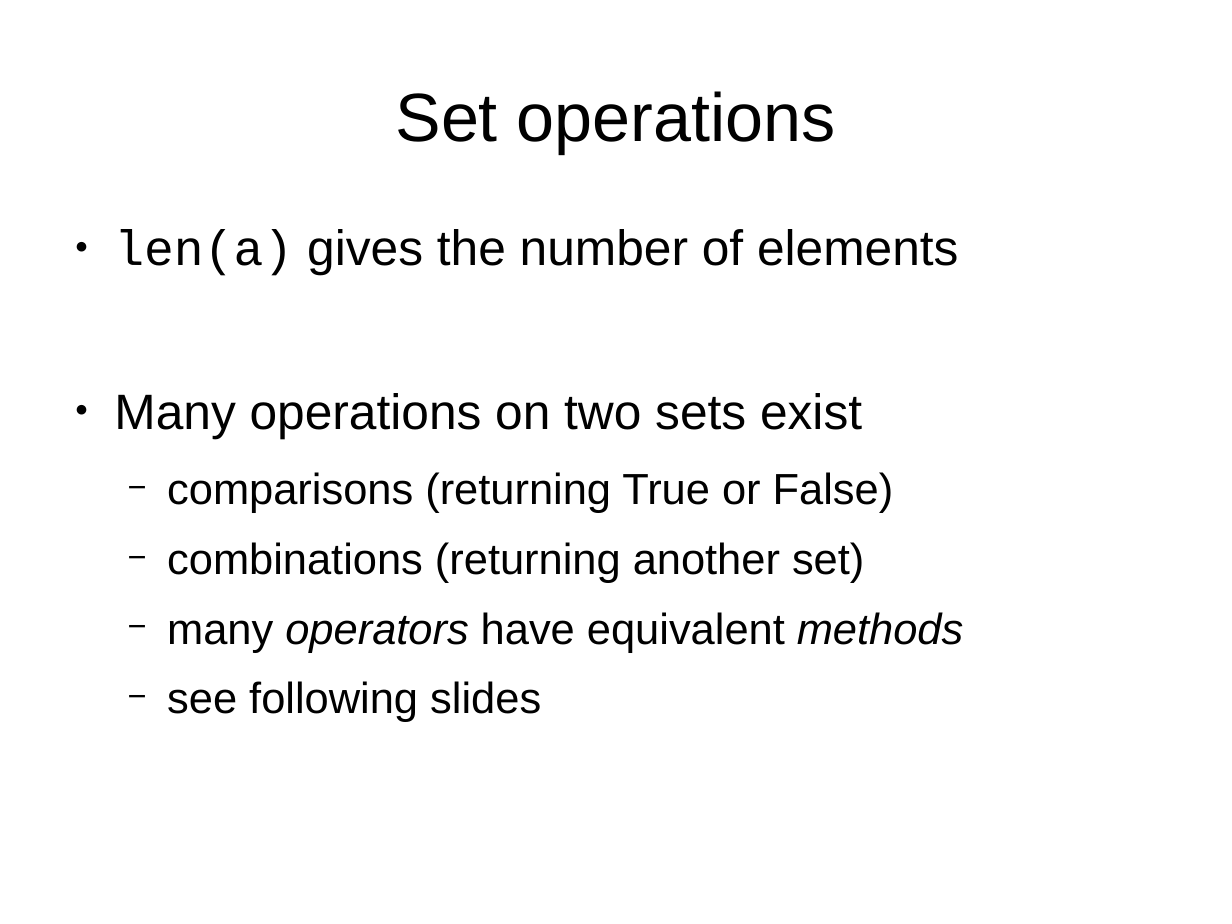
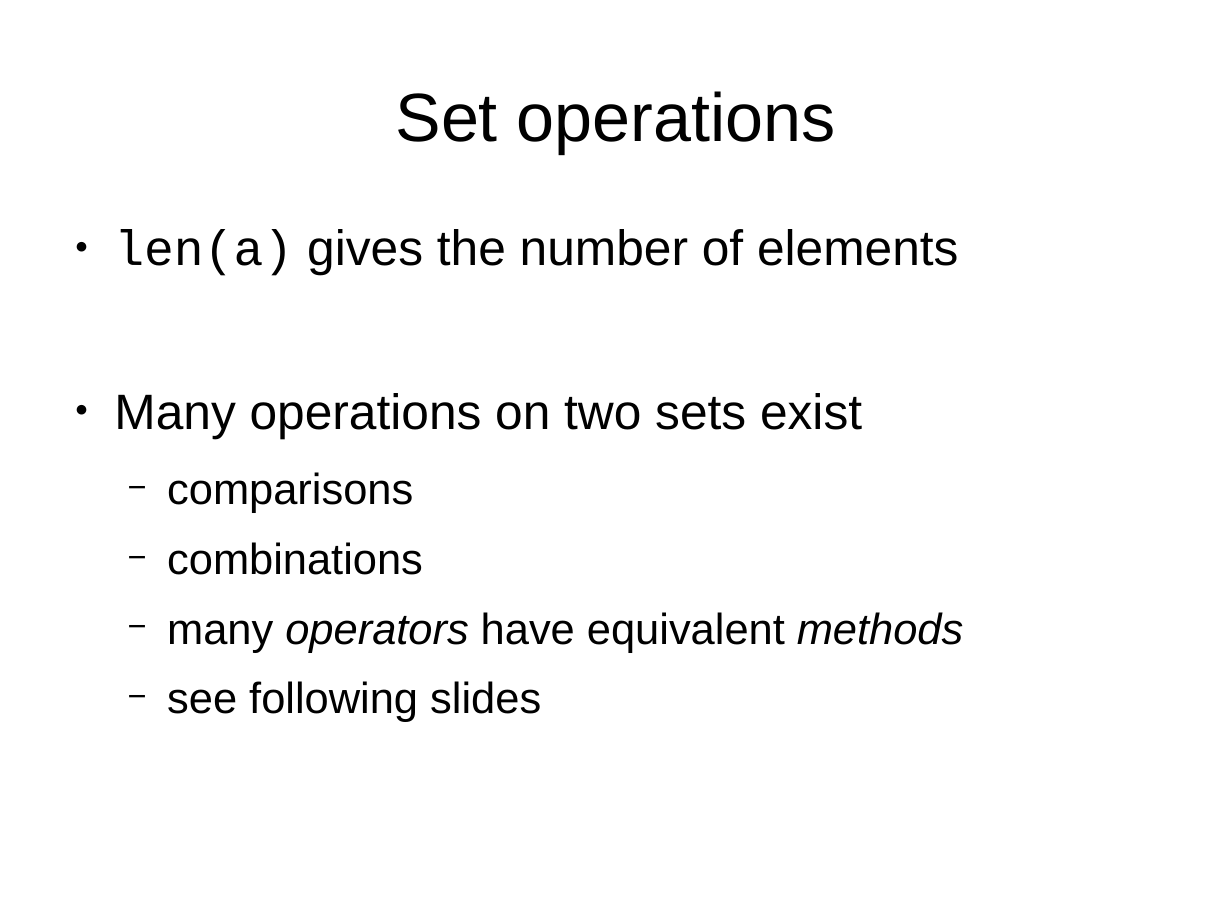
Before and after one commit to alaniwi/ncas-isc, a slide deck: slide 6 of python/presentations/learning_python/18_ceda-sets.odp. Drawn at 1232x924 pixels with LibreOffice and Linux fonts; fonts in the diff are those of the drawing. Boxes give left, top, right and bottom in pixels: in the first picture for what was removed or moved away, otherwise in the second. Text is boxed around its words. In the diff, an @@ line names an element or a change of style, - is before the commit and + after.

```diff
--- a/python/presentations/learning_python/18_ceda-sets.odp
+++ b/python/presentations/learning_python/18_ceda-sets.odp
@@ text at [167, 472, 423, 575]: text changed @@
-  − comparisons (returning True or False)
-  − combinations (returning another set)
+  − comparisons
+  − combinations
```
Also in this commit, not shown: 6 other slides changed, 1 other file.
